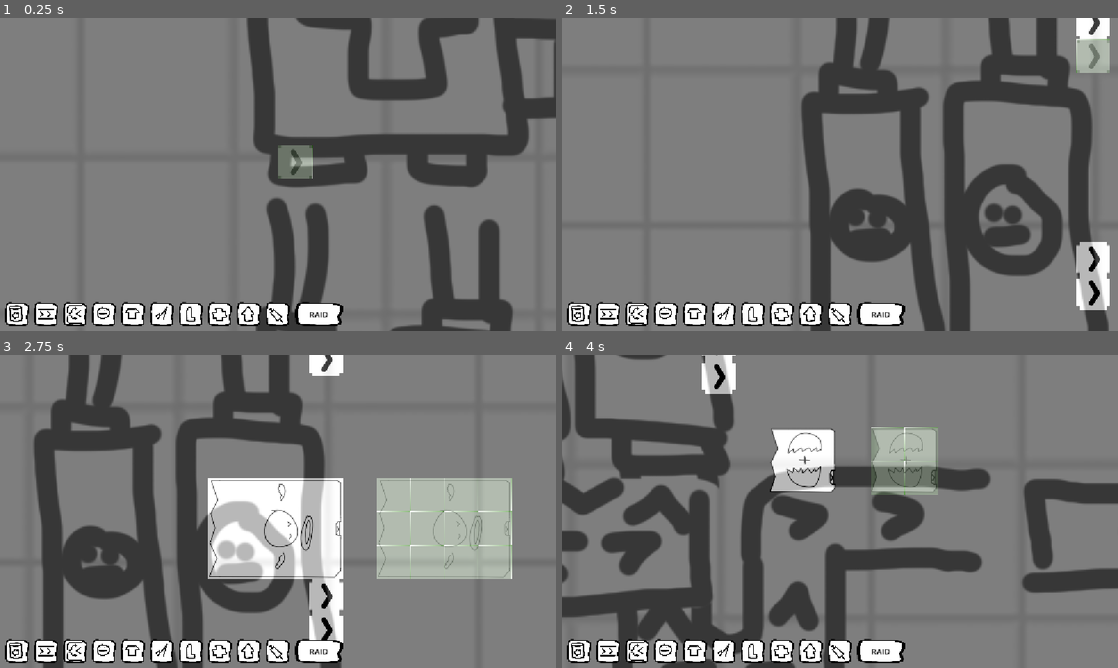
Above: before the commit, frames 1-4 (two rows, left to right).
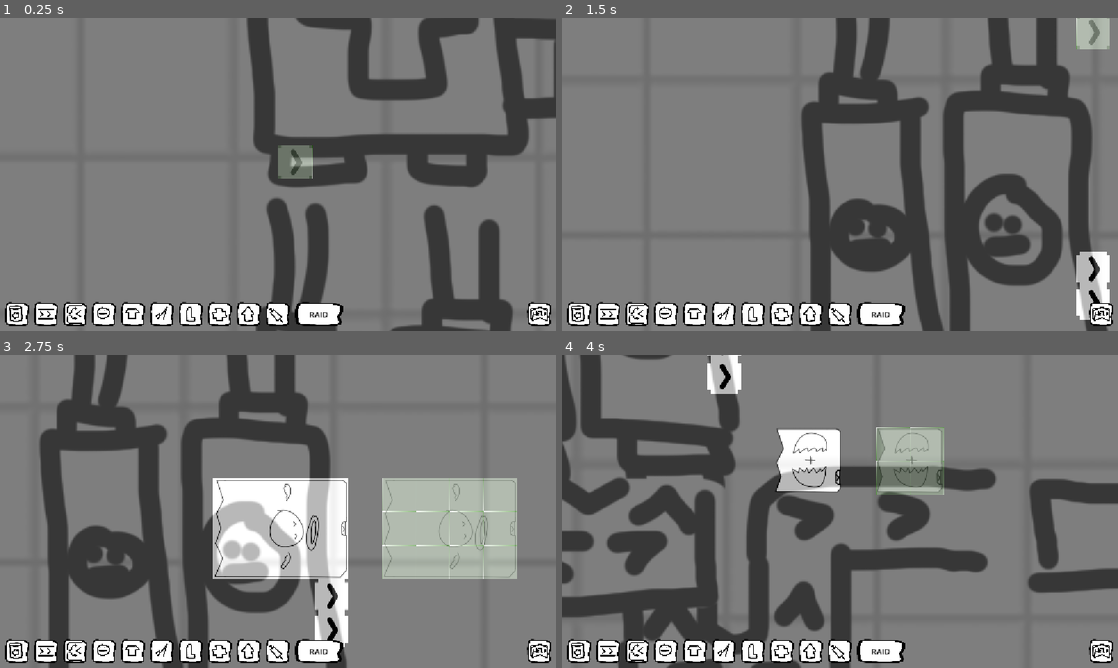
Above: after the commit, the same moments.

Repository: Schlutzkrapfen/Camara-Game
Game: Godot game, scene res://Levels/main_scene_RobertTesting.tscn
Two runs of this game, one before a commit and one after it. Both use one fixed random seed, a clock stepped at 60 frames per second and the inputs below.
Inputs (mouse positions are in pixels of both pictures, inside the frame that each line leads up to):
- Up to frame 1 (0.25 s): no input
- Up to frame 2 (1.5 s): click (1101, 315) at 0.52 s; click (1095, 39) at 1.25 s, where only the run after the commit has a clickable "X"
- Up to frame 3 (2.75 s): tap Enter at 2 s; move the mouse to (400, 495) at 2.02 s; hold D from 2.03 s (still down); tap 0 (Aliver) at 2.1 s; click (400, 495) at 2.17 s; tap Space at 2.27 s
- Up to frame 4 (4 s): move the mouse to (728, 527) at 2.77 s; release D at 2.78 s; hold S 2.78-3.53 s; tap 2 (Belt) at 2.85 s; click (728, 527) at 2.92 s; tap Space at 3.02 s; move the mouse to (895, 442) at 3.52 s; hold D from 3.53 s (still down); tap 8 (Combiner) at 3.6 s; click (895, 442) at 3.67 s

The runs differ from the first frame. In frame 1, 0.3% of the frame differs, in the area x 94-100%, y 90-99%; in frame 2, 9.4%; in frame 3, 13%, in the area x 6-100%, y 0-100%; in frame 4, 11%.

Commit message:
feat: Tutorial

Diff:
--- a/Levels/UI.tscn
+++ b/Levels/UI.tscn
@@ -11,6 +11,7 @@
 [ext_resource type="Texture2D" uid="uid://bktcnr6ppiem2" path="res://assets/Sprites/UI/Combinor.png" id="8_o2oy7"]
 [ext_resource type="Texture2D" uid="uid://c0mcgbdmnmsld" path="res://assets/Sprites/UI/Upgrader.png" id="9_es3ur"]
 [ext_resource type="Texture2D" uid="uid://k5w5uhggcnt" path="res://assets/Sprites/UI/Aliveinator.png" id="10_1sn6u"]
+[ext_resource type="Texture2D" uid="uid://cd5llroculqao" path="res://assets/Sprites/UI/Tutorial.png" id="12_1j87n"]
 
 [node name="UI" type="CanvasLayer" unique_id=1117017474]
 
@@ -287,3 +288,40 @@
 text = "RAID"
 horizontal_alignment = 1
 vertical_alignment = 1
+
+[node name="Margin2" type="MarginContainer" parent="." unique_id=1348734156]
+anchors_preset = 3
+anchor_left = 1.0
+anchor_top = 1.0
+anchor_right = 1.0
+anchor_bottom = 1.0
+offset_left = -70.0
+offset_top = -70.0
+grow_horizontal = 0
+grow_vertical = 0
+theme_override_constants/margin_left = 10
+theme_override_constants/margin_top = 10
+theme_override_constants/margin_right = 10
+theme_override_constants/margin_bottom = 10
+
+[node name="Tutorial" type="TextureButton" parent="Margin2" unique_id=1986609009]
+layout_mode = 2
+texture_normal = ExtResource("1_l0ruv")
+ignore_texture_size = true
+stretch_mode = 4
+
+[node name="TextureRect" type="TextureRect" parent="Margin2/Tutorial" unique_id=177781497]
+layout_mode = 1
+anchors_preset = 8
+anchor_left = 0.5
+anchor_top = 0.5
+anchor_right = 0.5
+anchor_bottom = 0.5
+offset_left = -20.0
+offset_top = -20.0
+offset_right = 20.0
+offset_bottom = 20.0
+grow_horizontal = 2
+grow_vertical = 2
+texture = ExtResource("12_1j87n")
+expand_mode = 1
--- a/Levels/main_scene_RobertTesting.tscn
+++ b/Levels/main_scene_RobertTesting.tscn
@@ -23,6 +23,9 @@
 [ext_resource type="PackedScene" uid="uid://ifvtipktctcg" path="res://Levels/UI.tscn" id="14_fo3dw"]
 [ext_resource type="PackedScene" uid="uid://b5dskihv6nlwm" path="res://Levels/Settlements/TestSettlement.tscn" id="15_814nw"]
 [ext_resource type="Script" uid="uid://do8dom7rcdpjx" path="res://script/globals/GameManager.gd" id="15_sf7bd"]
+[ext_resource type="Texture2D" uid="uid://chnfiiflilo6y" path="res://assets/Sprites/Tutorial/Page1.png" id="24_vv2xv"]
+[ext_resource type="Texture2D" uid="uid://dv1cvv0chdhul" path="res://assets/Sprites/Tutorial/Page2.png" id="25_hmfgy"]
+[ext_resource type="Texture2D" uid="uid://dd3gs8u7pxyk5" path="res://assets/Sprites/Tutorial/Page3.png" id="26_8pwl7"]
 
 [sub_resource type="TileSetAtlasSource" id="TileSetAtlasSource_mne4e"]
 texture = ExtResource("2_5mrl6")
@@ -192,6 +195,7 @@
 script = ExtResource("15_sf7bd")
 cam = NodePath("../Camera2D")
 settlements = Array[PackedScene]([ExtResource("15_814nw")])
+tutorial_images = Array[Texture2D]([ExtResource("24_vv2xv"), ExtResource("25_hmfgy"), ExtResource("26_8pwl7")])
 metadata/_custom_type_script = "uid://do8dom7rcdpjx"
 
 [connection signal="is_okay_to_build" from="CheckIfBuild" to="MainTailMap" method="check_building"]
--- a/script/globals/GameManager.gd
+++ b/script/globals/GameManager.gd
@@ -10,6 +10,15 @@
 @export var settlements: Array[PackedScene]
 var curSettlementIndex: int = 0
 var curSettlement: Node2D
+
+@export_category("Tutorial")
+@export var tutorial_images: Array[Texture2D] = []
+
+var _tutorial_layer: CanvasLayer
+var _tutorial_picture: TextureRect
+var _tutorial_index: int = 0
+var _tutorial_was_paused: bool = false
+
 
 # --- Inputs -------------------------------------------------------------------
 
@@ -24,6 +33,7 @@
 @onready var btn_Upgrader: TextureButton = $"../UI/Margin/HBox/Upgrader"
 @onready var btn_Aliver: TextureButton = $"../UI/Margin/HBox/Aliver"
 @onready var btn_Raid: TextureButton = $"../UI/Margin/HBox/RAID"
+@onready var btn_Tutorial: TextureButton = $"../UI/Margin2/Tutorial"
 
 func _ready() -> void:
 	btn_GooFactory.pressed.connect(func(): Global.current_house = 0)
@@ -37,6 +47,7 @@
 	btn_Upgrader.pressed.connect(func(): Global.current_house = 8)
 	btn_Aliver.pressed.connect(func(): Global.current_house = 9)
 	btn_Raid.pressed.connect(func(): StartRaid())
+	btn_Tutorial.pressed.connect(func(): ShowTutorial())
 
 func _unhandled_input(event: InputEvent) -> void:
 	if event.is_action_released("Goo_maker"):
@@ -90,3 +101,70 @@
 
 func GameWon() -> void:
 	print("You beat the entire game!")
+
+
+# --- Tutorial -----------------------------------------------------------------
+
+func ShowTutorial() -> void:
+	if tutorial_images.is_empty() or _tutorial_layer != null:
+		return
+
+	_tutorial_index = 0
+	_tutorial_was_paused = get_tree().paused
+	get_tree().paused = true
+
+	# Top-most layer that keeps running while the game is paused
+	_tutorial_layer = CanvasLayer.new()
+	_tutorial_layer.layer = 100
+	_tutorial_layer.process_mode = Node.PROCESS_MODE_ALWAYS
+	add_child(_tutorial_layer)
+
+	# Full-screen dim background: blocks everything and acts as the "next page" click area
+	var backdrop := ColorRect.new()
+	backdrop.color = Color(0, 0, 0, 0.85)
+	backdrop.set_anchors_preset(Control.PRESET_FULL_RECT)
+	backdrop.mouse_filter = Control.MOUSE_FILTER_STOP
+	backdrop.gui_input.connect(_on_tutorial_gui_input)
+	_tutorial_layer.add_child(backdrop)
+
+	# The tutorial image (ignores the mouse so clicks fall through to the backdrop)
+	_tutorial_picture = TextureRect.new()
+	_tutorial_picture.set_anchors_preset(Control.PRESET_FULL_RECT)
+	_tutorial_picture.expand_mode = TextureRect.EXPAND_IGNORE_SIZE
+	_tutorial_picture.stretch_mode = TextureRect.STRETCH_KEEP_ASPECT_CENTERED
+	_tutorial_picture.mouse_filter = Control.MOUSE_FILTER_IGNORE
+	backdrop.add_child(_tutorial_picture)
+
+	# Close button (top right). Buttons consume their own clicks,
+	# so pressing X won't also advance the page.
+	var close_button := Button.new()
+	close_button.text = "X"
+	close_button.custom_minimum_size = Vector2(50, 50)
+	close_button.set_anchors_preset(Control.PRESET_TOP_RIGHT)
+	close_button.position = Vector2(-70, 20)
+	close_button.pressed.connect(_close_tutorial)
+	backdrop.add_child(close_button)
+
+	_tutorial_picture.texture = tutorial_images[_tutorial_index]
+
+
+func _on_tutorial_gui_input(event: InputEvent) -> void:
+	if event is InputEventMouseButton \
+			and event.pressed \
+			and event.button_index == MOUSE_BUTTON_LEFT:
+		_next_tutorial_page()
+
+
+func _next_tutorial_page() -> void:
+	_tutorial_index += 1
+	if _tutorial_index >= tutorial_images.size():
+		_close_tutorial()
+	else:
+		_tutorial_picture.texture = tutorial_images[_tutorial_index]
+
+
+func _close_tutorial() -> void:
+	if _tutorial_layer:
+		_tutorial_layer.queue_free()
+		_tutorial_layer = null
+	get_tree().paused = _tutorial_was_paused
Binary file added: assets/Sprites/Tutorial/Page1.png
Not shown, added: assets/Sprites/Tutorial/Page1.png.import
Binary file added: assets/Sprites/Tutorial/Page2.png
Not shown, added: assets/Sprites/Tutorial/Page2.png.import
Binary file added: assets/Sprites/Tutorial/Page3.png
Not shown, added: assets/Sprites/Tutorial/Page3.png.import
Binary file added: assets/Sprites/UI/Tutorial.png
Not shown, added: assets/Sprites/UI/Tutorial.png.import
